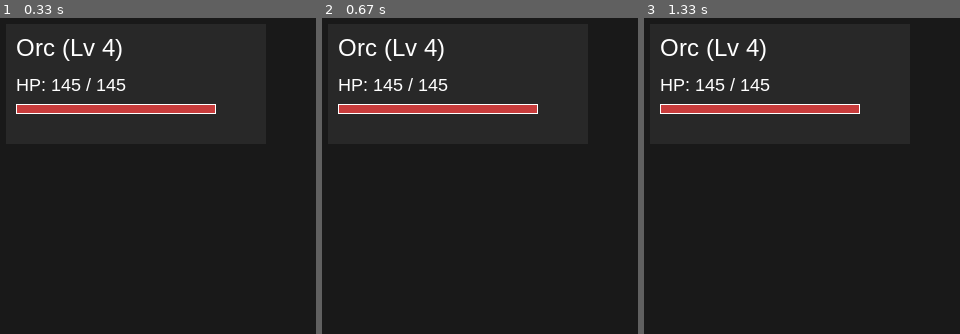
Above: before the commit, frames 1-3 (left to right).
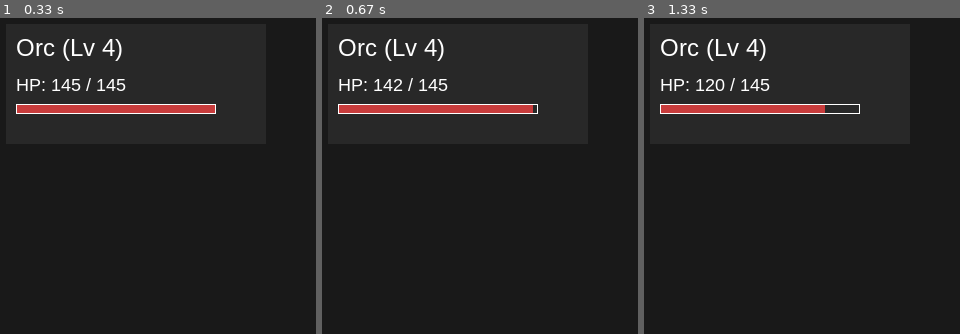
Above: after the commit, the same moments.

Repository: DavidJ3112/PyGame
Game: pygame game, started from Game7 - PvE/Game.py
The game is run twice, just before and just after one commit, with the same random seed, the same clock (stepped at 60 frames per second) and the same inputs.
Inputs:
- Up to frame 1 (0.33 s): no input
- Up to frame 2 (0.67 s): click "Guard" at 0.4 s
- Up to frame 3 (1.33 s): click "Magic" at 0.73 s; click "Fire Ball" at 1.07 s
The pictures show only the part of the screen within x 0-50%, y 0-50%; the shares and areas given below are measured in that part.

Frame 1 is identical in both runs. In frame 2, 0.1% of the frame differs, in the area x 22-69%, y 19-31%; in frame 3, 0.4%, in the area x 19-69%, y 19-31%.

Commit message:
debug = false

Diff:
--- a/Game7 - PvE/Game.py
+++ b/Game7 - PvE/Game.py
@@ -24,14 +24,14 @@
         self.mode = "Normal"
         self.shop = False
         self.running = True
-        self.log = True
-        self.debug = True
+        self.log = False
+        self.debug = False
         self.level_up = True
         self.sep = f"{ANSI.NEW_LINE}{ANSI.BRIGHT_MAGENTA}{ANSI.SAPERATOR}{ANSI.RESET}"
 
-        self.god_p = True
-        self.god_e = True
-        self.inf_dmg = True
+        self.god_p = False
+        self.god_e = False
+        self.inf_dmg = False
 
         self.SCREEN_RATIOS = (640, 640)
         self.BGCOLOR = (25, 25, 25)
--- a/Game7 - PvE/scripts/Enemies.py
+++ b/Game7 - PvE/scripts/Enemies.py
@@ -29,7 +29,8 @@
 def generate_enemy(self, player_lvl: int):
     scaled_player = _scale_player_level(player_lvl)
 
-    print(self.sep)
+    if self.debug or self.log:
+        print(self.sep)
 
     for _ in range(20):  #!^ prevent infinite loop
         enemy_key = random.choice(list(enemy_pool.keys()))
@@ -99,7 +100,8 @@
         exp_drop = round_0(exp0 * multiplier)
         gold_drop = round_0(gold0 * multiplier)
 
-        print(f"{ANSI.CURSOR_RESTORE}{ANSI.wrap('   Success', ANSI.rgb(0, 255, 0), ANSI.BOLD)}")
+        if self.debug or self.log:
+            print(f"{ANSI.CURSOR_RESTORE}{ANSI.wrap('   Success', ANSI.rgb(0, 255, 0), ANSI.BOLD)}")
 
         return {
             "id": enemy_key,
